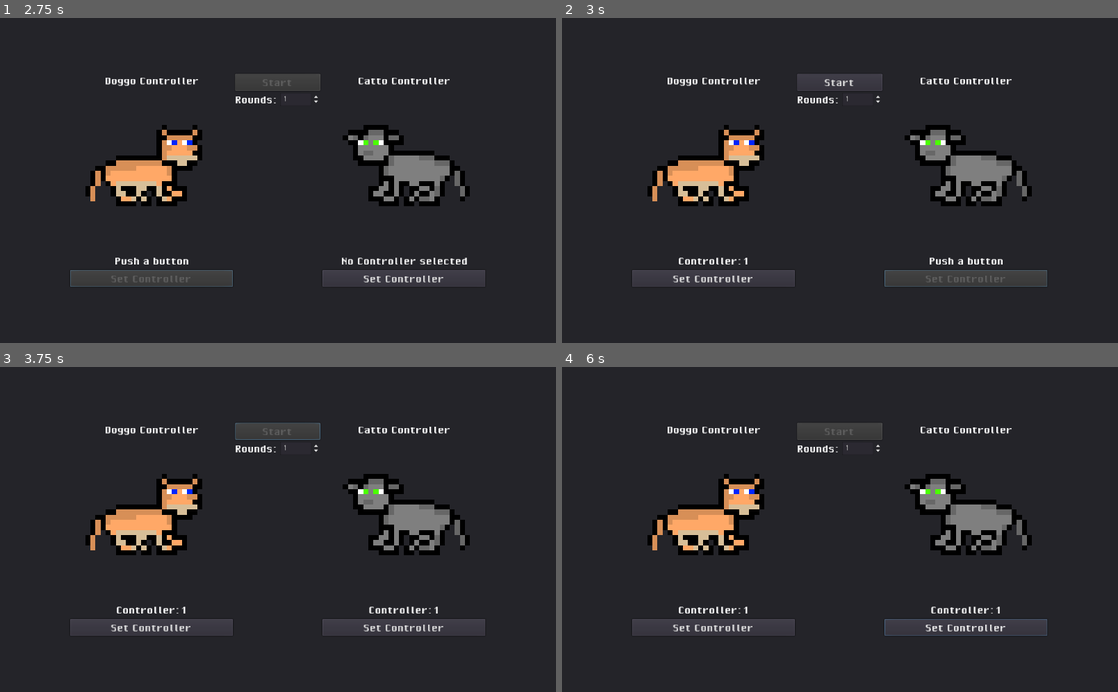
Above: before the commit, frames 1-4 (two rows, left to right).
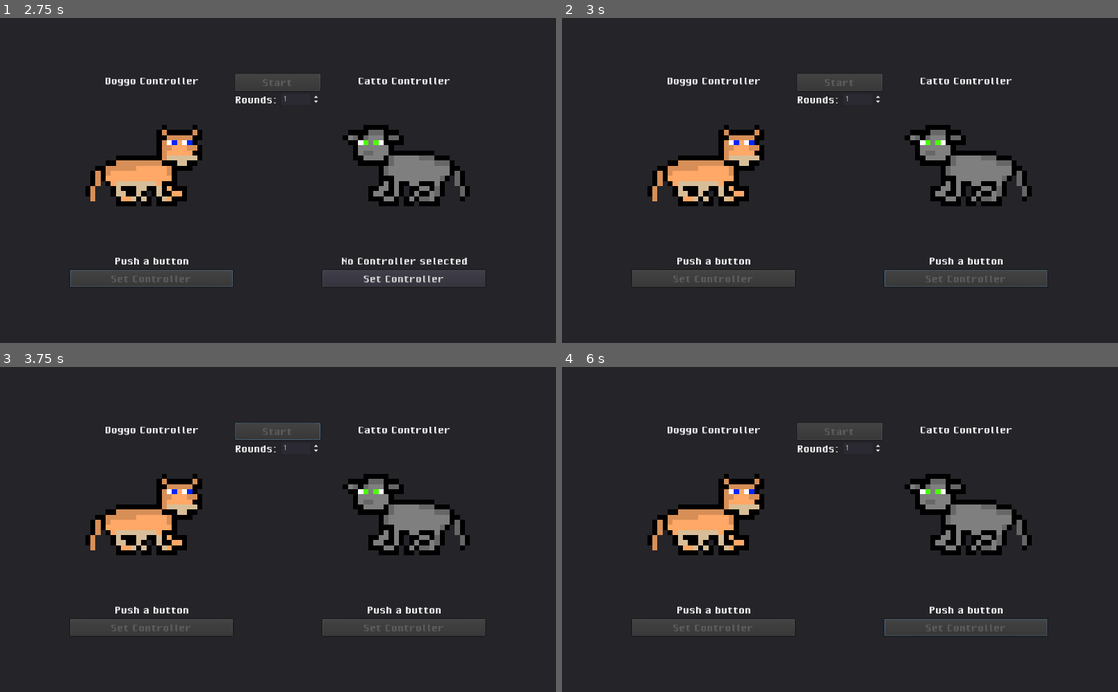
Above: after the commit, the same moments.

Repository: Lennart1514/Doggo-Party-Game
Game: Godot game, scene res://Title Screen.tscn
Two runs of this game, one before a commit and one after it. Both use one fixed random seed, a clock stepped at 60 frames per second and the inputs below.
Inputs (mouse positions are in pixels of both pictures, inside the frame that each line leads up to):
- Up to frame 1 (2.75 s): click "Play" at 0.5 s; click "Play" at 1.25 s; click "Set Controller" at 2 s
- Up to frame 2 (3 s): click "Set Controller" at 2.75 s
- Up to frame 3 (3.75 s): click (278, 432) at 3.5 s, where only the run before the commit has a clickable "Start"
- Up to frame 4 (6 s): click (712, 627) at 4.25 s, where only the run before the commit has a clickable "Set Controller"; click (967, 627) at 5 s, where only the run before the commit has a clickable "Set Controller"; click "Play" at 5.75 s

Frame 1 is identical in both runs. In frame 2, 0.4% of the frame differs, in the area x 20-53%, y 18-82%; in frame 3, 0.7%; in frame 4, 0.7%, in the area x 20-80%, y 73-82%.

Commit message:
Bugfix

Diff:
--- a/Title Screen.gd
+++ b/Title Screen.gd
@@ -40,14 +40,14 @@
 # warning-ignore:return_value_discarded
 
 func _input(event):
-	if Inputwaiting == "Dog" and event != InputEventJoypadButton and event.is_pressed():
+	if Inputwaiting == "Dog" and event is InputEventJoypadButton and event.is_pressed():
 		Global.ControllerDog = event.device
 		Input.start_joy_vibration(event.device, 0.1, 0.1 , 0.5)
 		$"Start Game/Panel/CenterContainer2/HBoxContainer/Doggo Box/ControllerButtonDog".disabled = false
 		$"Start Game/Panel/CenterContainer2/HBoxContainer/Doggo Box/Label".text = "Controller:"+str(event.device+1)
 		Inputwaiting = null
 		updatePlayButton()
-	if Inputwaiting == "Cat" and event != InputEventJoypadButton and event.is_pressed():
+	if Inputwaiting == "Cat" and event is InputEventJoypadButton and event.is_pressed():
 		Global.ControllerCat = event.device
 		Input.start_joy_vibration(event.device, 0.1, 0.1 , 0.5)
 		$"Start Game/Panel/CenterContainer2/HBoxContainer/Catto Box/ControllerButtonCat".disabled = false
@@ -55,7 +55,7 @@
 		Inputwaiting = null
 		updatePlayButton()
 
-	if WaitReady and event != InputEventJoypadButton and event.is_pressed():
+	if WaitReady and event  is InputEventJoypadButton and event.is_pressed():
 		if event.device == Global.ControllerCat:
 			CatReady = true
 			$"Game Description/Panel/CenterContainer2/HBoxContainer/Catto Box/Label".text = "Ready"
--- a/Title Screen.tscn
+++ b/Title Screen.tscn
@@ -240,7 +240,6 @@
 text = "Set Controller"
 
 [node name="Game Description" type="Popup" parent="."]
-visible = true
 margin_right = 1024.0
 margin_bottom = 600.0
 popup_exclusive = true
